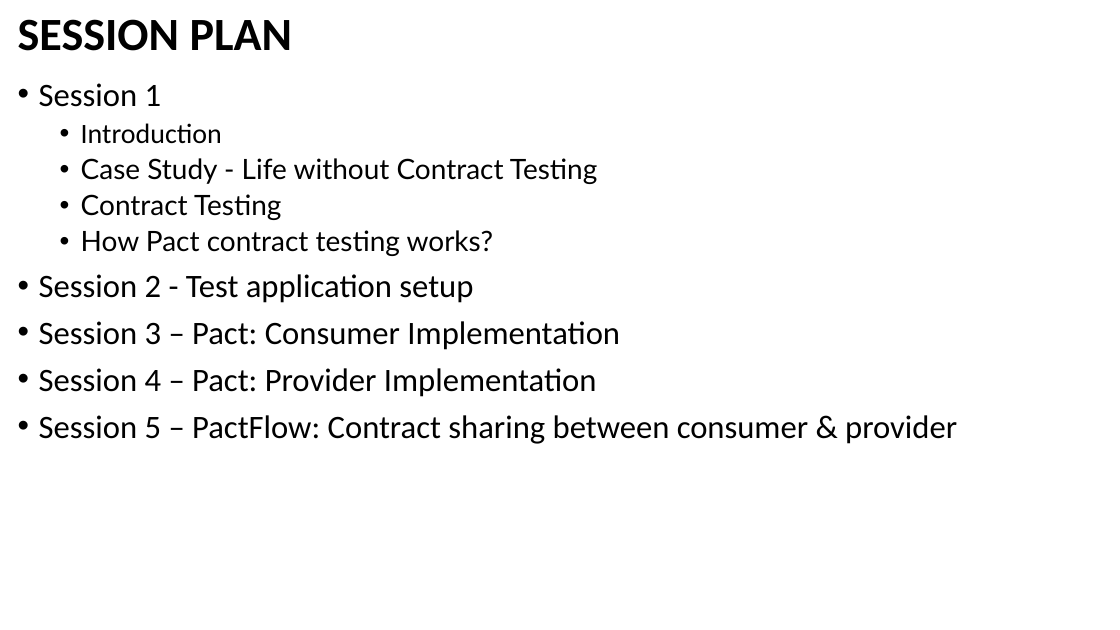
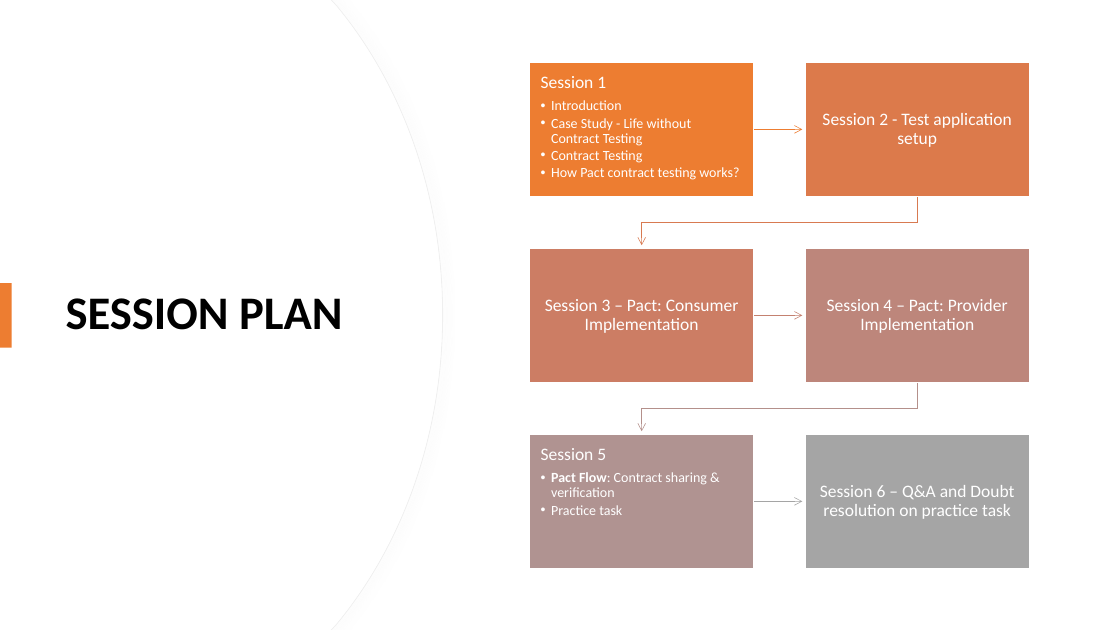
Before and after one commit to Kiranmoy/SpringBootRestService, a slide deck: slide 4 of setup-guide/Hands-on Pact.pptx. Drawn at 1120x630 pixels with LibreOffice and Linux fonts; fonts in the diff are those of the drawing. Boxes give left, top, right and bottom in pixels: in the first picture for what was removed or moved away, otherwise in the second. Text is boxed around its words. In the diff, an @@ line names an element or a change of style, - is before the commit and + after.

Commit message:
finalized PPT design and completed session 1 & 2 slides

```diff
--- a/setup-guide/Hands-on Pact.pptx
+++ b/setup-guide/Hands-on Pact.pptx
@@ freeform shape added at box(0, 0, 443, 630), fill #FFFFFF, outline #EFEFEF 0.75 pt @@
@@ freeform shape added at box(0, 0, 442, 630), fill #FFFFFF @@
@@ text removed at box(39, 83, 957, 444) @@
-• Session 1
-  • Introduction
-  • Case Study - Life without Contract Testing
-  • Contract Testing
-  • How Pact contract testing works?
-• Session 2 - Test application setup
-• Session 3 – Pact: Consumer Implementation
-• Session 4 – Pact: Provider Implementation
-• Session 5 – PactFlow: Contract sharing between consumer & provider
@@ title "SESSION PLAN": place and size @@
-title "SESSION PLAN" at box(18, 19, 292, 51)
+title "SESSION PLAN" at box(66, 298, 342, 330)
@@ title "SESSION PLAN" at box(66, 298, 342, 330): size 39.6 to 40 pt @@
@@ rectangle added at box(0, 283, 12, 348), fill #ED7D31 @@
@@ group added at box(530, 62, 1030, 569): 6 rectangles, 6 texts, 5 freeform shapes @@
+Session 1
+  • Introduction
+  • Case Study - Life without Contract Testing
+  • Contract Testing
+  • How Pact contract testing works?
+Session 2 - Test application setup
+Session 3 – Pact: Consumer Implementation
+Session 4 – Pact: Provider Implementation
+Session 5
+  • Pact Flow: Contract sharing & verification
+  • Practice task
+Session 6 – Q&A and Doubt resolution on practice task
```
Also in this commit, not shown: 9 other slides changed, 15 slides added, 2 slides removed.
